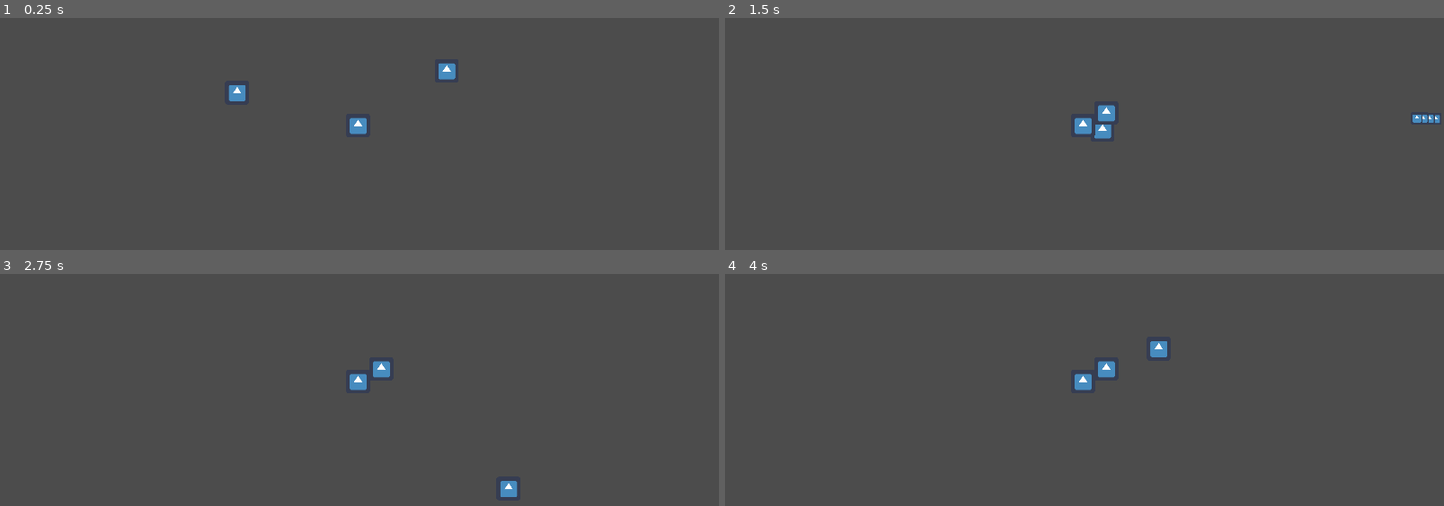
Above: before the commit, frames 1-4 (two rows, left to right).
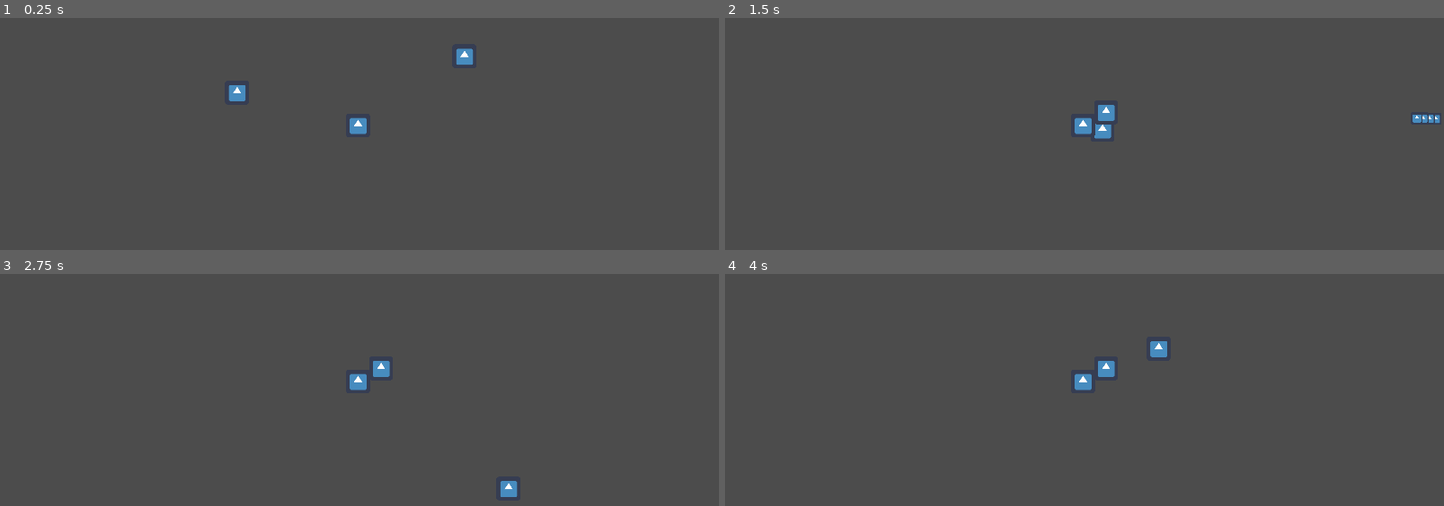
Above: after the commit, the same moments.

Repository: moisesjbc/atalanta-golden-odyssey
Game: Godot game, scene res://gameplay/main/main.tscn
The game is run twice, just before and just after one commit, with the same random seed, the same clock (stepped at 60 frames per second) and the same inputs. The engine's default icon, where the game draws it, is replaced by a stand-in: a white triangle on a blue panel in a dark square.
Inputs (mouse positions are in pixels of both pictures, inside the frame that each line leads up to):
- Up to frame 1 (0.25 s): no input
- Up to frame 2 (1.5 s): move the mouse to (1242, 106) at 0.52 s; hold Right (ui_right) 0.53-1.28 s; click (1242, 106) at 0.67 s; move the mouse to (940, 147) at 1.27 s; hold Down (ui_down) from 1.28 s (still down)
- Up to frame 3 (2.75 s): move the mouse to (431, 294) at 2.02 s; release Down (ui_down) at 2.03 s; hold Right (ui_right) from 2.03 s (still down)
- Up to frame 4 (4 s): move the mouse to (1048, 464) at 2.77 s; release Right (ui_right) at 2.78 s; hold Up (ui_up) 2.78-3.53 s; click (1048, 464) at 2.92 s; move the mouse to (1300, 443) at 3.52 s; hold Left (ui_left) from 3.53 s (still down)

The runs differ from the first frame. In frame 1, 0.3% of the frame differs, in the area x 61-66%, y 13-27%; in frame 2, less than 0.1%; in frame 3, less than 0.1%; in frame 4, less than 0.1%.

Commit message:
Objeto central vida y daño de enemigo

Diff:
--- a/godot-project/gameplay/CentralObject/CentralObject.gd
+++ b/godot-project/gameplay/CentralObject/CentralObject.gd
@@ -1,5 +1,30 @@
 extends Node2D
 
+export var max_health: float = 100.0
+var current_health: float = max_health
+
+# onready var health_bar: TextureProgress = $HealthBar  # Asigna la barra de vida desde el editor
+
 # Called when the node enters the scene tree for the first time.
-func _process(delta):
-	pass
+func _ready():
+	# Conectar la señal body_entered a la función _on_body_entered
+	connect("body_entered", self, "_on_body_entered")
+
+# Función llamada cuando el cuerpo (enemigo) entra en colisión con este objeto central
+func _on_body_entered(body):
+	if body.is_in_group("enemy"):  # Asegúrate de que el cuerpo que entra pertenezca al grupo de enemigos
+		# Reducir la salud del objeto central
+		take_damage(10.0)  # Puedes ajustar la cantidad de daño aquí
+
+# Función para reducir la salud del objeto central
+func take_damage(amount: float):
+	current_health -= amount
+	current_health = clamp(current_health, 0.0, max_health)  # Asegurarse de que la salud no sea menor que 0 ni mayor que max_health
+	print(current_health)
+	update_health_bar()
+
+# Función para actualizar la barra de vida# Función para actualizar la barra de vida
+func update_health_bar():
+	#health_bar.value = current_health
+	if current_health <= 0:
+		queue_free()  # Destruir el objeto central si la salud llega a cero
--- a/godot-project/gameplay/Enemy/Enemy1.gd
+++ b/godot-project/gameplay/Enemy/Enemy1.gd
@@ -3,10 +3,17 @@
 export var speed: int = 500
 
 var targetposition = Vector2(960,540)
-
+var central_object
 # Called when the node enters the scene tree for the first time.
 func _process(delta):
 
 	var direction = (targetposition - global_position).normalized()
 
-	move_and_collide(speed * direction * delta)
+	var collition = move_and_collide(speed * direction * delta)
+	if $Timer.is_stopped() and collition:
+		central_object = collition.collider
+		$Timer.start(1)
+
+
+func _on_Timer_timeout():
+	if central_object : central_object.take_damage(10.0)
--- a/godot-project/gameplay/Enemy/Enemy1.tscn
+++ b/godot-project/gameplay/Enemy/Enemy1.tscn
@@ -6,7 +6,7 @@
 [sub_resource type="CircleShape2D" id=1]
 radius = 37.2156
 
-[node name="Enemy" type="KinematicBody2D"]
+[node name="Enemy" type="KinematicBody2D" groups=["enemy"]]
 script = ExtResource( 2 )
 
 [node name="CollisionShape2D" type="CollisionShape2D" parent="."]
@@ -15,3 +15,7 @@
 [node name="Sprite" type="Sprite" parent="."]
 position = Vector2( 1, -2 )
 texture = ExtResource( 1 )
+
+[node name="Timer" type="Timer" parent="."]
+
+[connection signal="timeout" from="Timer" to="." method="_on_Timer_timeout"]
--- a/godot-project/gameplay/main/main.tscn
+++ b/godot-project/gameplay/main/main.tscn
@@ -14,6 +14,6 @@
 scale = Vector2( 1, 1 )
 
 [node name="Enemy" parent="." instance=ExtResource( 3 )]
-position = Vector2( 1297, 323 )
+position = Vector2( 1343, 282 )
 collision_layer = 8
 collision_mask = 4
